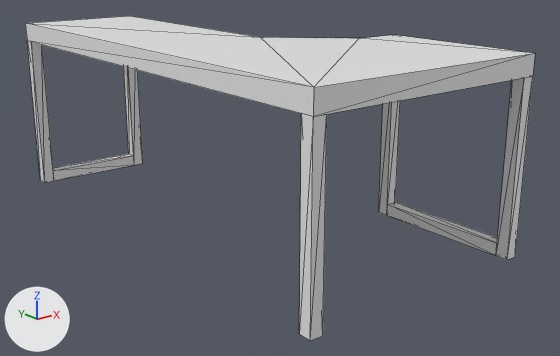
The FBX model Assets/Enviro Static Meshes/Meshes/SM_Table.fbx, before and after one commit.
Rendered twice from a 50 mm camera at (-1.76, -2.31, 1.13) aimed at (0.15, 0.09, 0.18). The axes (+X, +Y, +Z) are drawn at lower left. The lights are the same throughout. Mesh edges are drawn as thin lines. Where no turn or scale is listed for an object, it has been applied to the vertices. Vertices at the same position are counted once.

The first picture shows 'SM_Table'.
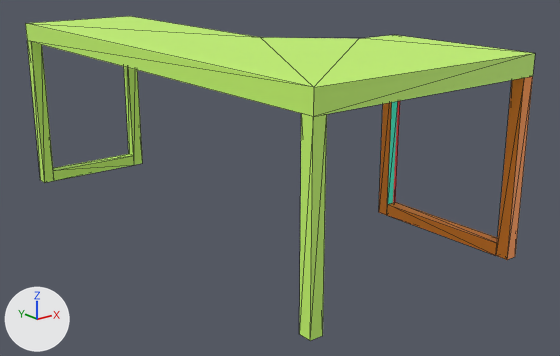
Location of each change, [x1, y1, x2, y2] in pixels of the pictures (560 x 356 px):
'SM_Table', surface changed (white to green)
    both: [25, 16, 535, 341]

The change, as a diff of the scene's bpy script:
```diff
--- a/Assets/Enviro Static Meshes/Meshes/SM_Table.fbx.py
+++ b/Assets/Enviro Static Meshes/Meshes/SM_Table.fbx.py
@@ img_prop_texture_set01_png @@
+img_prop_texture_set01_png = load_image('Prop_Texture_Set01.png', '../../Materials/Prop_Texture_Set01.png', 64, 64, 'sRGB')
@@ mat_mr_props @@
 mat_mr_props = principled_material('MR_Props')
-mat_mr_props.base_color = (0.8, 0.8, 0.8)  # white #e7e7e7
+mat_mr_props.texture = img_prop_texture_set01_png
@@ me_cube_002 @@
 me_cube_002.from_pydata(...)  # 68 vertices, 108 faces; spans x -0.42..0.58, y -0.78..1.22, z 0.0..0.75
 # used by ob_sm_table; location = (0.0, 0.0, 0.0)
+# me_cube_002 part 1: texture (UV) coordinates of 96 of 108 faces, centred in x -0.42..0.58, y -0.78..1.22, z 0.0..0.75, changed; they spanned u 0.12..0.88, v 0.0..1.0 and now span u 0.45..0.67, v 0.17..0.46
 me_cube_002.materials.append(mat_mr_props)
```
